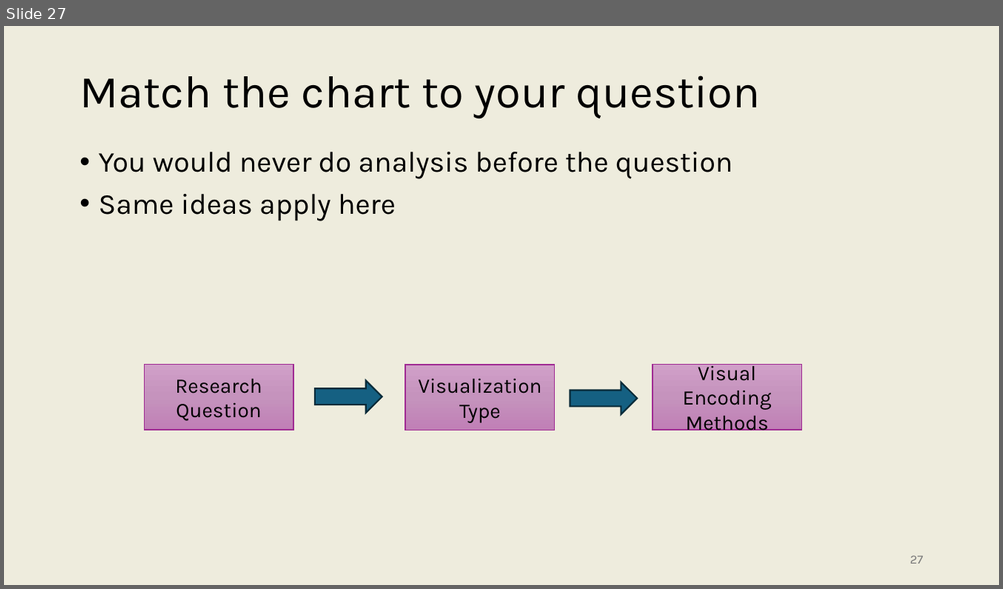
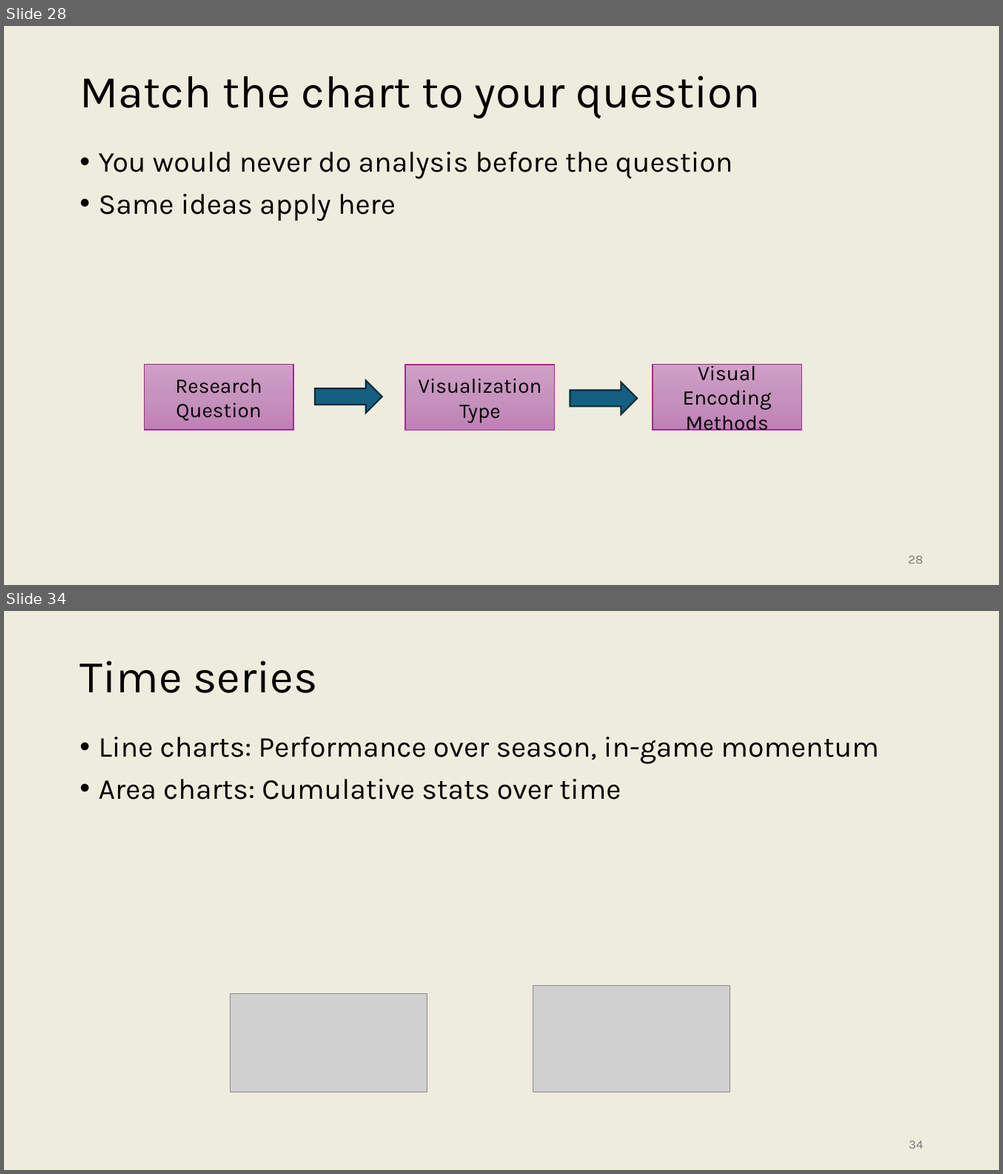
Before and after one commit to onishisaryu/HES-3000-Sports-Data-Analytics, a slide deck: pptx/Lecture7.pptx. Shown one above the other, each under a label of ours: slide 27 before the commit, slides 28 and 34 after it; the slides between them are not shown. The pictures are 1003x589 and 1003x1174 pixels, drawn with LibreOffice and Linux fonts; fonts in the diff are those of the drawing; grey boxes stand for pictures. Boxes give left, top, right and bottom in pixels: in the first picture for what was removed or moved away, otherwise in the second. Text is boxed around its words. In the diff, an @@ line names an element or a change of style, - is before the commit and + after.

```diff
--- a/pptx/Lecture7.pptx
+++ b/pptx/Lecture7.pptx
@@ slide 34 added at (x1=4, y1=611, x2=999, y2=1170), background #EEECDD @@
@@ title added at (x1=79, y1=661, x2=317, y2=693), 44 pt, text #000000 @@
+Time series
@@ text added at (x1=99, y1=737, x2=878, y2=800), 28 pt, text #000000 @@
+• Line charts: Performance over season, in-game momentum
+• Area charts: Cumulative stats over time
@@ picture added at (x1=533, y1=985, x2=730, y2=1092) @@
@@ picture added at (x1=230, y1=994, x2=427, y2=1092) @@
@@ page number added at (x1=908, y1=1141, x2=922, y2=1149), 12 pt, text #797979 @@
+34
@@ what was slide 27 is now slide 28 @@
@@ page number at (x1=908, y1=556, x2=922, y2=564): text changed @@
-27
+28
```
Also in this commit, not shown: 3 slides changed, 7 other slides added, 4 slides removed.
